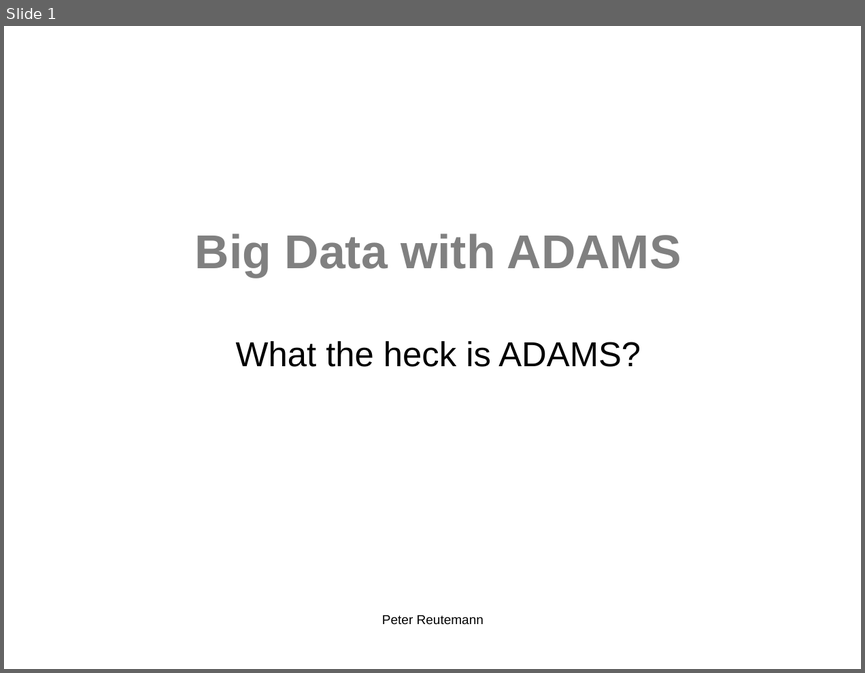
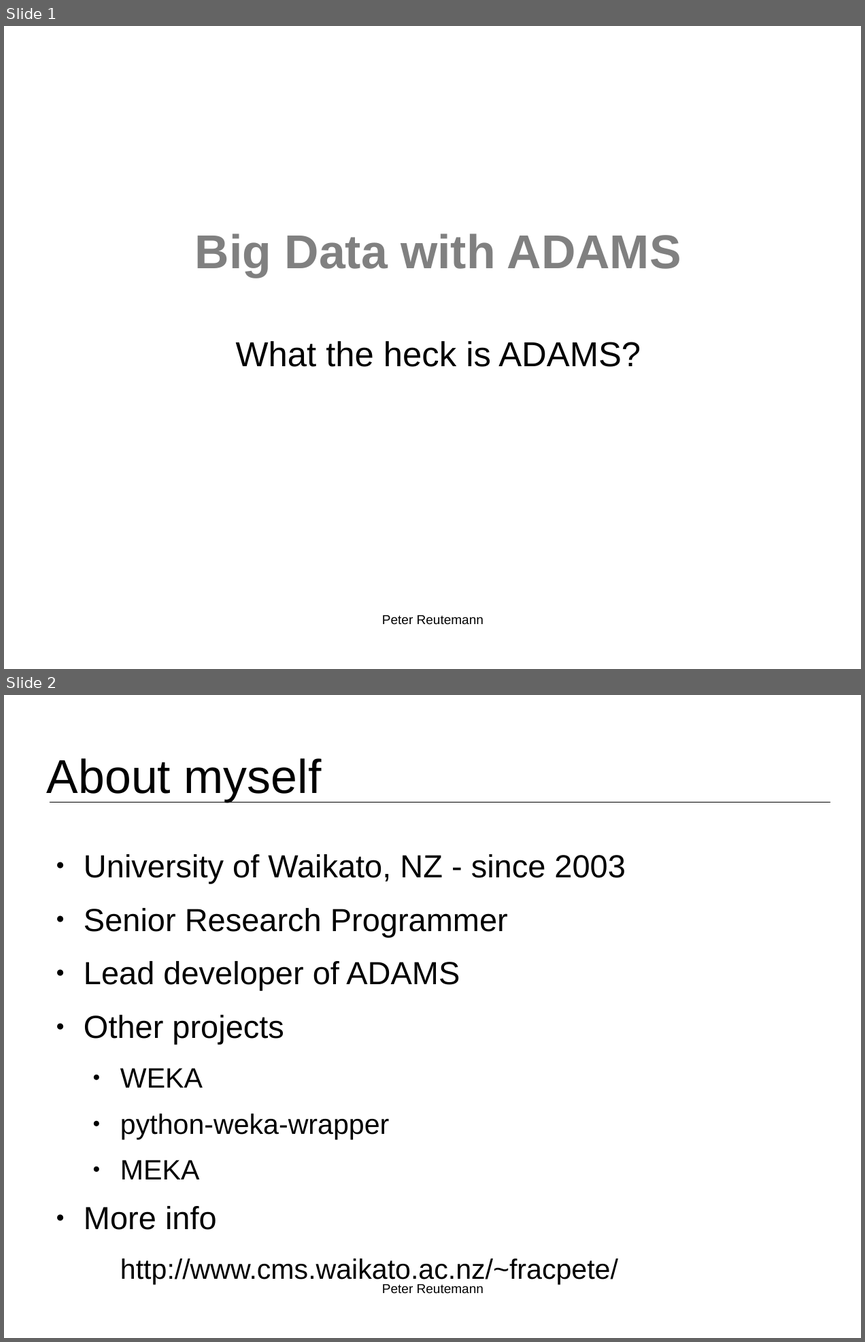
Before and after one commit to fracpete/kuching-2015, a slide deck: 1_intro/kuching2015_intro.odp. Shown one above the other, each under a label of ours: slide 1 before the commit, slides 1 and 2 after it. The pictures are 865x673 and 865x1342 pixels, drawn with LibreOffice and Linux fonts; fonts in the diff are those of the drawing; background and template pictures are left out. Boxes give left, top, right and bottom in pixels: in the first picture for what was removed or moved away, otherwise in the second. Text is boxed around its words. In the diff, an @@ line names an element or a change of style, - is before the commit and + after.

Commit message:
added slide about myself

```diff
--- a/1_intro/kuching2015_intro.odp
+++ b/1_intro/kuching2015_intro.odp
@@ slide 2 added at (4, 695, 861, 1338), background #FFFFFF @@
@@ title added at (47, 758, 322, 802), 44 pt, text #000000 @@
+About myself
@@ line added from (50, 802) to (830, 802), #000000 0 pt @@
@@ text added at (84, 854, 625, 1285), 29.6 pt, text #000000 @@
+● University of Waikato, NZ - since 2003
+● Senior Research Programmer
+● Lead developer of ADAMS
+● Other projects
+  ● WEKA
+  ● python-weka-wrapper
+  ● MEKA
+● More info
+  http://www.cms.waikato.ac.nz/~fracpete/
@@ text added at (382, 1284, 483, 1293), 12 pt, text #000000 @@
+Peter Reutemann
```
Also in this commit, not shown: 1 slide changed.
